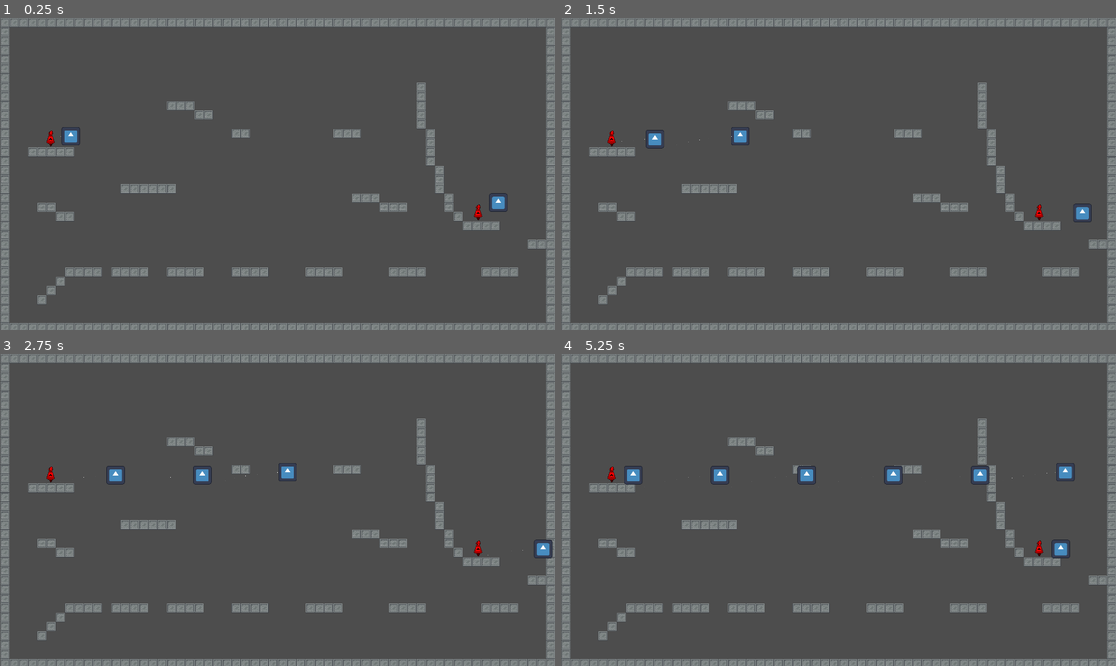
Above: before the commit, frames 1-4 (two rows, left to right).
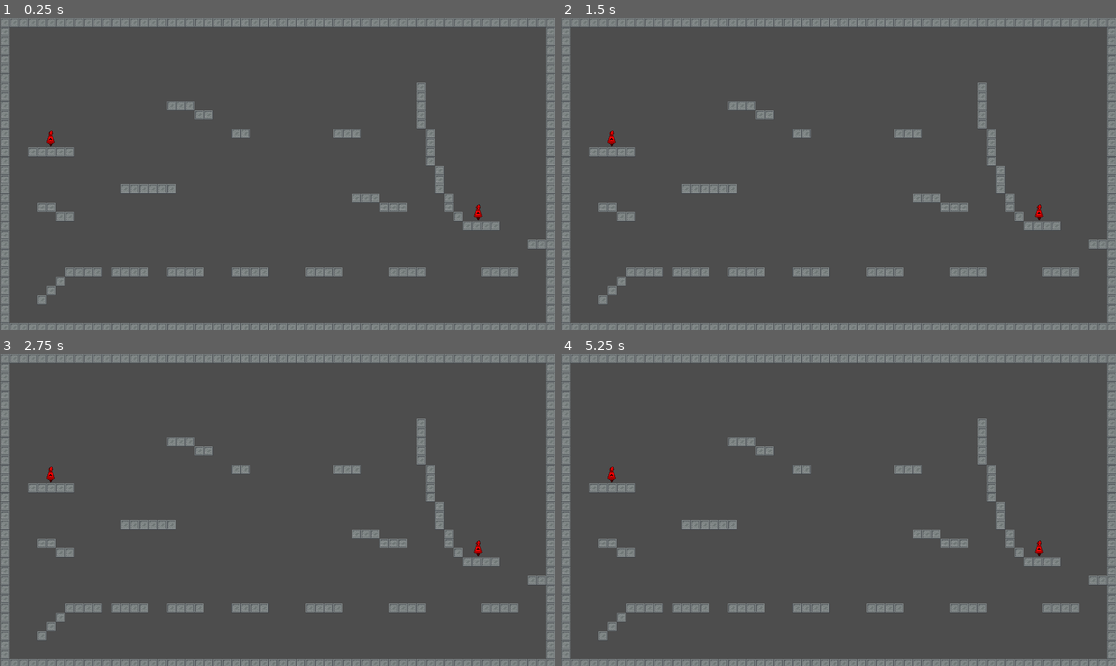
Above: after the commit, the same moments.

Repository: ozwi14/Wizard-Brawler
Game: Godot game, scene res://Levels/Andrew Collison test level.tscn
Same seed, same stepped clock (60 frames per second), same inputs: the game is played once before the commit and once after it. The engine's default icon, where the game draws it, is replaced by a stand-in: a white triangle on a blue panel in a dark square.
Inputs:
- Up to frame 1 (0.25 s): no input
- Up to frame 2 (1.5 s): no input
- Up to frame 3 (2.75 s): no input
- Up to frame 4 (5.25 s): no input

The runs differ from the first frame. In frame 1, 0.2% of the frame differs, in the area x 10-92%, y 34-63%; in frame 2, 0.4%; in frame 3, 0.5%; in frame 4, 0.9%, in the area x 11-93%, y 34-66%.

Commit message:
fixed main with player spawner

Diff:
--- a/Player/Player.tscn
+++ b/Player/Player.tscn
@@ -1,9 +1,11 @@
 [gd_scene format=3 uid="uid://qi58sa5lb4e0"]
 
 [ext_resource type="Script" uid="uid://celkm11r6hwko" path="res://Player/player.gd" id="1_ddoul"]
+[ext_resource type="PackedScene" uid="uid://bd4rtdbgu8tey" path="res://Spells/Spell Scenes/spell_lob.tscn" id="2_6ysni"]
+[ext_resource type="PackedScene" uid="uid://lsc3jn1ijr47" path="res://Spells/Spell Scenes/Spell.tscn" id="2_s1rgi"]
 [ext_resource type="PackedScene" uid="uid://ctq3ipqco3k2c" path="res://Player/Arrow.tscn" id="3_tok1r"]
 [ext_resource type="Texture2D" uid="uid://cchs2qra8182y" path="res://Art/Temp art/Base_Wizard.png" id="4_ddoul"]
-[ext_resource type="PackedScene" uid="uid://d3fssig5r8xou" path="res://Spells/Spell Scenes/test_spell_spawner.tscn" id="7_vlldt"]
+[ext_resource type="PackedScene" uid="uid://dvh6aduu1or74" path="res://Spells/Spell Scenes/spell_spawner.tscn" id="6_6ysni"]
 
 [sub_resource type="RectangleShape2D" id="RectangleShape2D_q3lat"]
 size = Vector2(64, 128.44446)
@@ -14,6 +16,7 @@
 scale = Vector2(0.45, 0.45)
 collision_layer = 2
 script = ExtResource("1_ddoul")
+spell_array = Array[PackedScene]([ExtResource("2_s1rgi"), ExtResource("2_6ysni"), ExtResource("2_6ysni")])
 
 [node name="Sprite2D" type="Sprite2D" parent="." unique_id=1055726692]
 position = Vector2(0, -8.88889)
@@ -31,5 +34,4 @@
 [node name="Arrow" parent="." unique_id=948549401 node_paths=PackedStringArray("player") instance=ExtResource("3_tok1r")]
 player = NodePath("..")
 
-[node name="Test Spell Spawner" parent="Arrow" unique_id=288123730 node_paths=PackedStringArray("player") instance=ExtResource("7_vlldt")]
-player = NodePath("../..")
+[node name="Test Spell Spawner" parent="Arrow" unique_id=288123730 instance=ExtResource("6_6ysni")]
